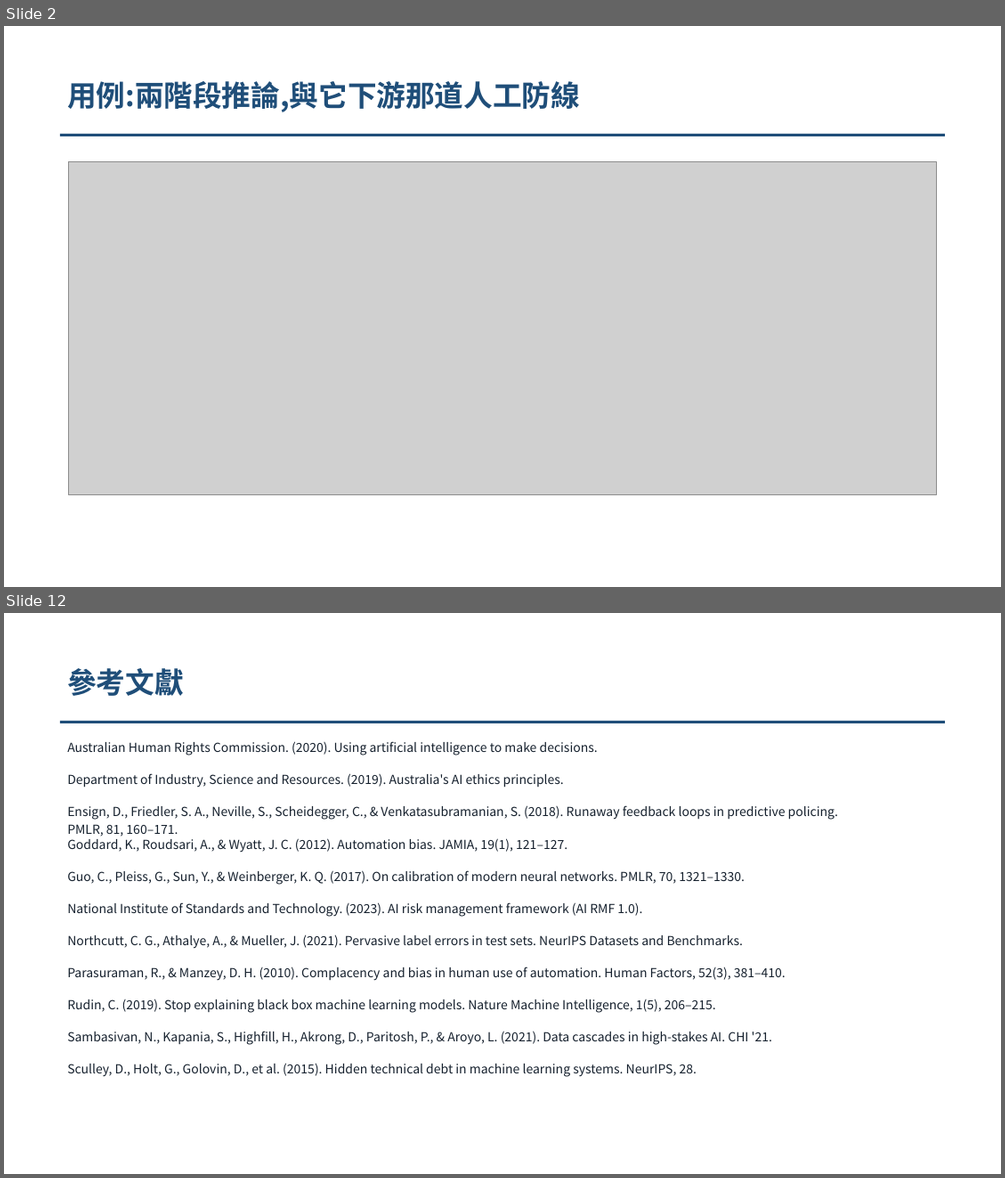
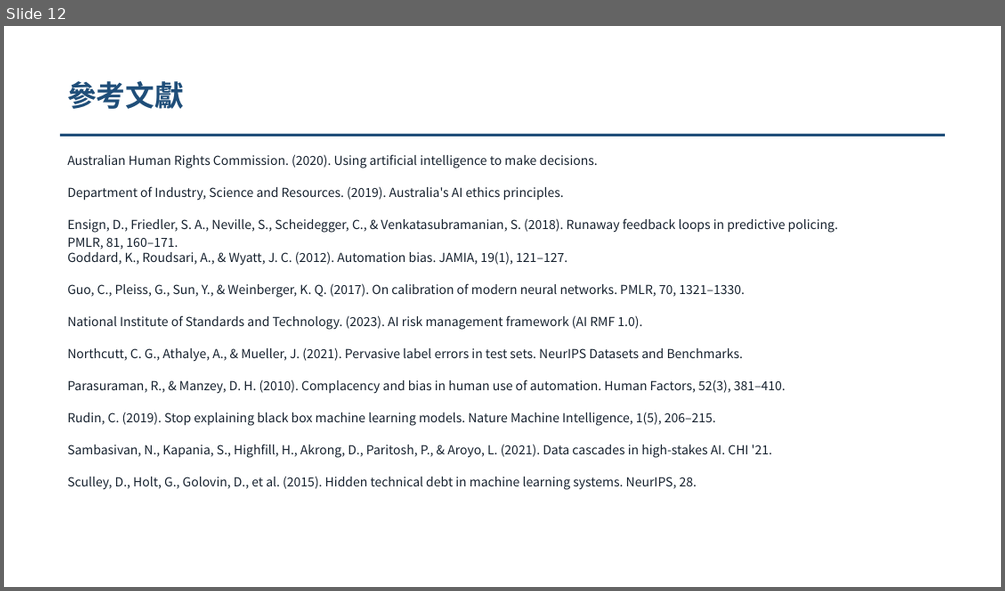
Before and after one commit to pokai-huang0828/UTS_workspace, a slide deck: Artificial Intelligence for Enterprises/Assessment3/Huang_26254793_421104_Assessment 3 (slim).pptx. Shown one above the other, each under a label of ours: slides 2 and 12 before the commit, slide 12 after it; the slides between them are not shown. The pictures are 1005x1178 and 1005x591 pixels, drawn with LibreOffice and Linux fonts; fonts in the diff are those of the drawing; grey boxes stand for pictures. Boxes give left, top, right and bottom in pixels: in the first picture for what was removed or moved away, otherwise in the second. Text is boxed around its words. In the diff, an @@ line names an element or a change of style, - is before the commit and + after.

```diff
--- a/Artificial Intelligence for Enterprises/Assessment3/Huang_26254793_421104_Assessment 3 (slim).pptx
+++ b/Artificial Intelligence for Enterprises/Assessment3/Huang_26254793_421104_Assessment 3 (slim).pptx
@@ slide 2 removed at (x1=4, y1=26, x2=1001, y2=587), background #FFFFFF @@
@@ text removed at (x1=67, y1=81, x2=580, y2=112) @@
-用例:兩階段推論,與它下游那道人工防線
@@ rectangle removed at (x1=60, y1=134, x2=945, y2=136) @@
@@ picture removed at (x1=69, y1=162, x2=937, y2=495) @@
```
Also in this commit, not shown: 7 slides changed, 4 slides added, 3 other slides removed, 2 other files.
